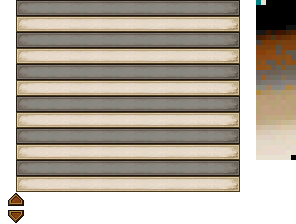
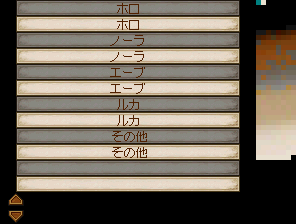
Revision of a layered 296px x 224px image; what changed, layer by layer:
pixels changed over (0, 0, 296, 224) (layer not identified)
